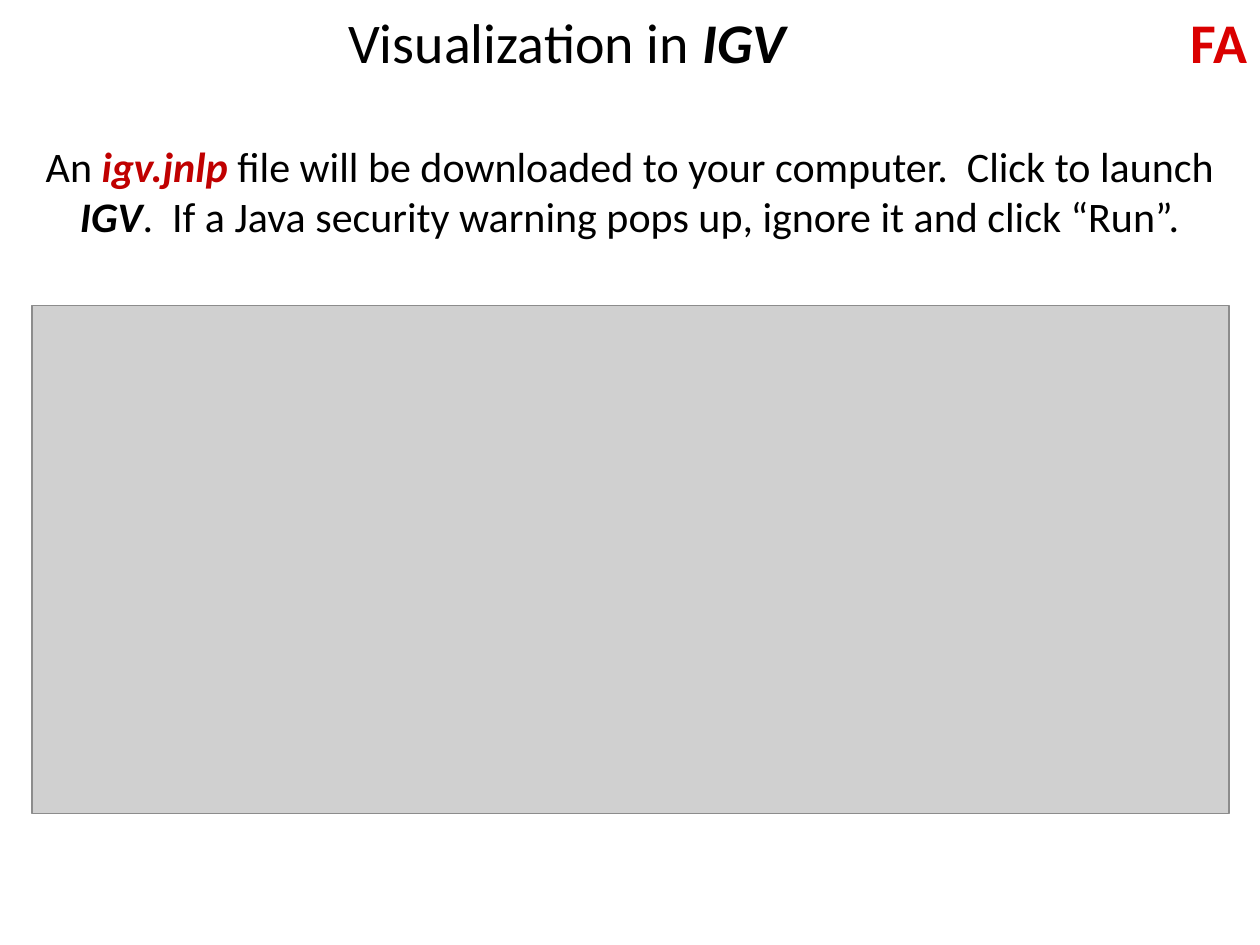
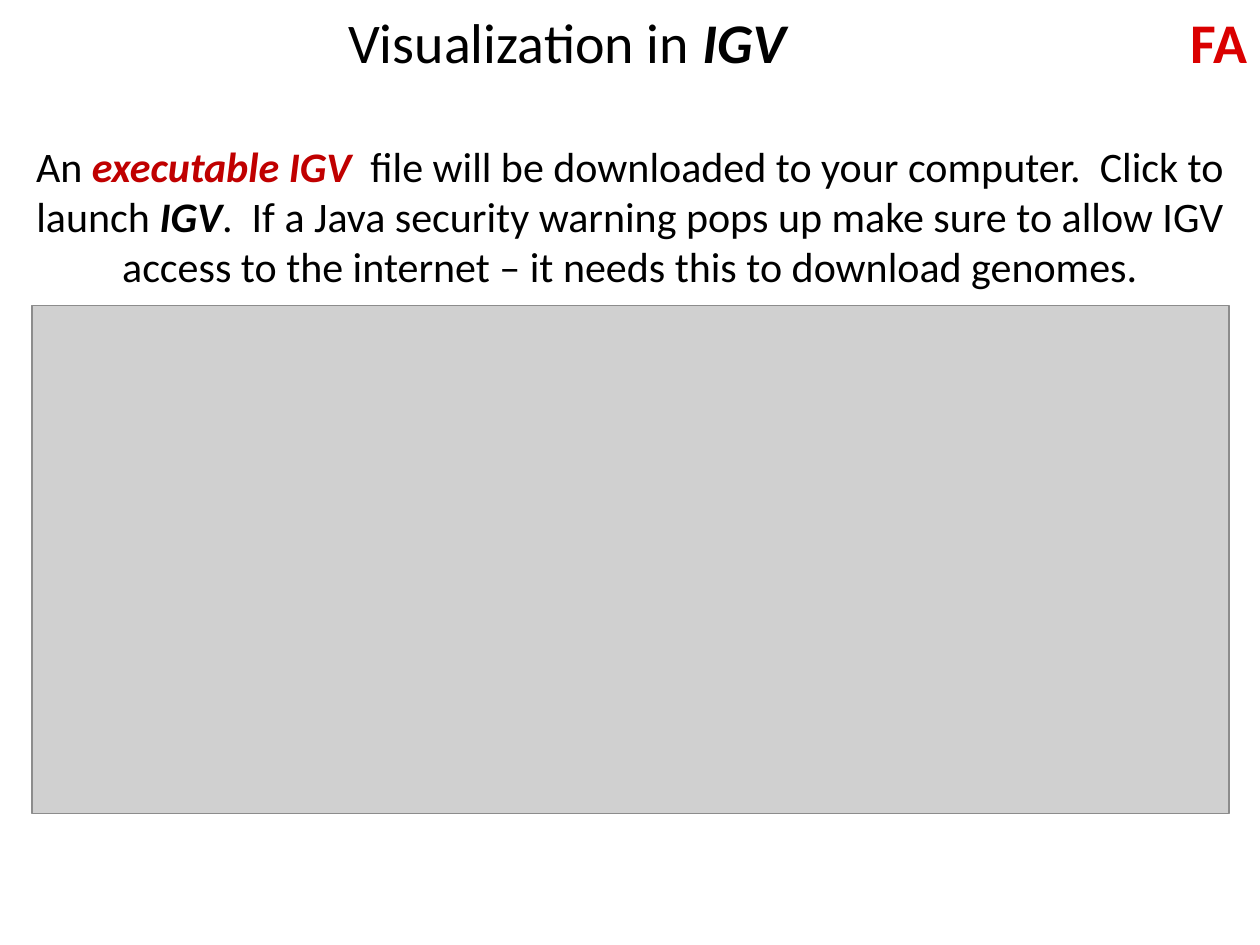
Before and after one commit to genepattern/tutorial-materials, a slide deck: slide 22 of BU_MolBio_RNAseq_in_GP_workshop/slides/2019-04-04_05_GPWorkshopIGV.pptx. Drawn at 1260x945 pixels with LibreOffice and Linux fonts; fonts in the diff are those of the drawing; grey boxes stand for pictures. Boxes give left, top, right and bottom in pixels: in the first picture for what was removed or moved away, otherwise in the second. Text is boxed around its words. In the diff, an @@ line names an element or a change of style, - is before the commit and + after.

```diff
--- a/BU_MolBio_RNAseq_in_GP_workshop/slides/2019-04-04_05_GPWorkshopIGV.pptx
+++ b/BU_MolBio_RNAseq_in_GP_workshop/slides/2019-04-04_05_GPWorkshopIGV.pptx
@@ text at (36,152,1224,290): text changed @@
-  An igv.jnlp file will be downloaded to your computer. Click to launch IGV. If a Java security warning pops up, ignore it and click “Run”.
+  An executable IGV file will be downloaded to your computer. Click to launch IGV. If a Java security warning pops up make sure to allow IGV access to the internet – it needs this to download genomes.
```
Also in this commit, not shown: 8 other slides changed.
